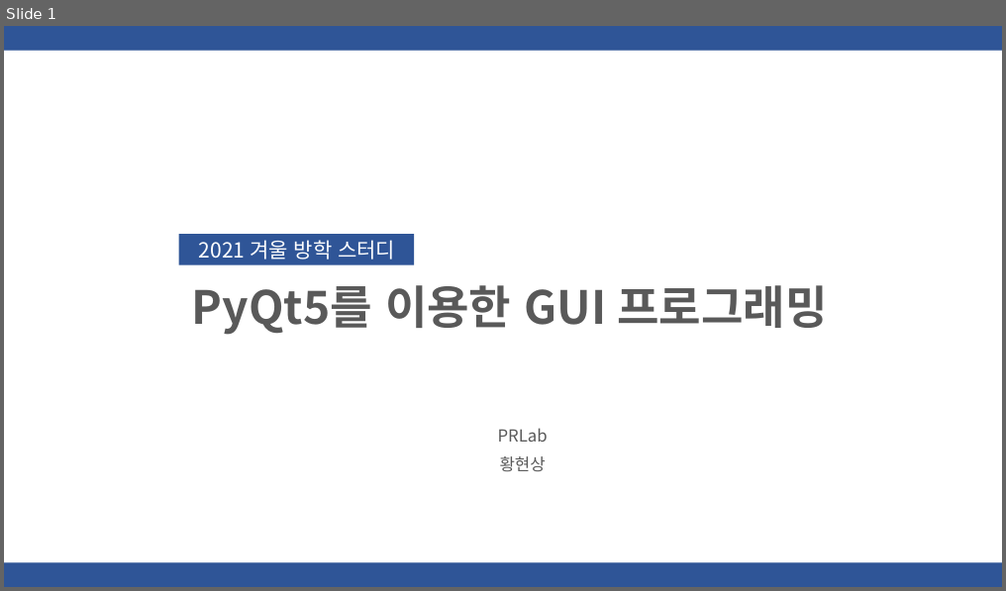
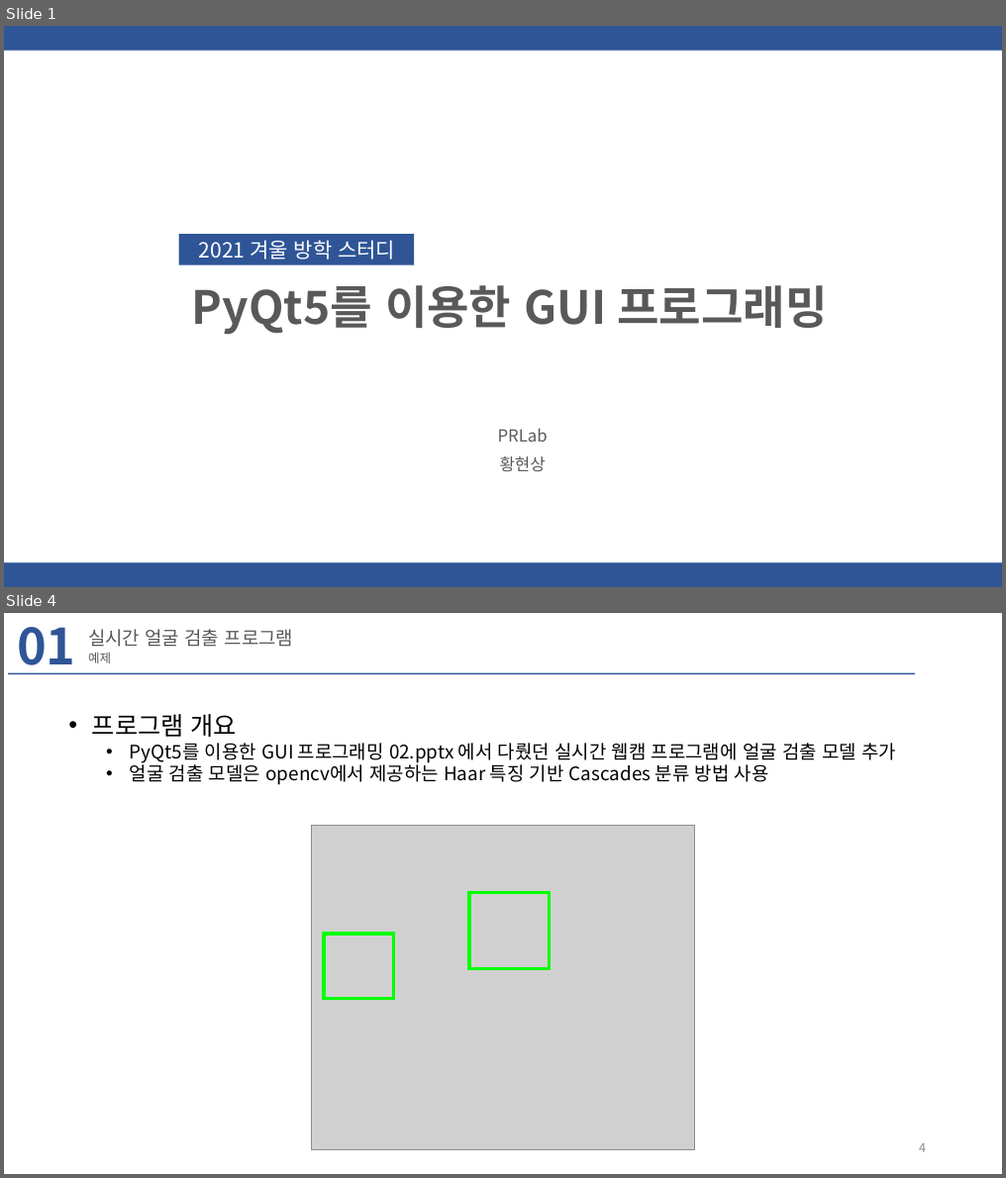
Before and after one commit to hyeonsanghwang/Lab_study, a slide deck: PPT/PyQt5를 이용한 GUI 프로그래밍 03.pptx. Shown one above the other, each under a label of ours: slide 1 before the commit, slides 1 and 4 after it; the slides between them are not shown. The pictures are 1006x591 and 1006x1178 pixels, drawn with LibreOffice and Linux fonts; fonts in the diff are those of the drawing; grey boxes stand for pictures; background and template pictures are left out. Boxes give left, top, right and bottom in pixels: in the first picture for what was removed or moved away, otherwise in the second. Text is boxed around its words. In the diff, an @@ line names an element or a change of style, - is before the commit and + after.

```diff
--- a/PPT/PyQt5를 이용한 GUI 프로그래밍 03.pptx
+++ b/PPT/PyQt5를 이용한 GUI 프로그래밍 03.pptx
@@ slide 4 added at bbox=[4, 613, 1002, 1174], background #FFFFFF @@
@@ text added at bbox=[17, 627, 75, 674], 48 pt, text #2F5597, bold @@
+01
@@ title added at bbox=[88, 629, 294, 647], 18 pt, text #595959 @@
+실시간 얼굴 검출 프로그램
@@ text added at bbox=[88, 652, 111, 663], 11.9 pt, text #595959 @@
+예제
@@ rectangle added at bbox=[8, 672, 915, 674], fill #2F5597 @@
@@ text added at bbox=[92, 714, 896, 785], 18 pt, text #000000 @@
+• 프로그램 개요
+  • PyQt5를 이용한 GUI 프로그래밍 02.pptx 에서 다뤘던 실시간 웹캠 프로그램에 얼굴 검출 모델 추가
+  • 얼굴 검출 모델은 opencv에서 제공하는 Haar 특징 기반 Cascades 분류 방법 사용
@@ picture added at bbox=[312, 826, 694, 1151] @@
@@ rectangle added at bbox=[469, 893, 549, 969], outline #00FF00 3 pt @@
@@ rectangle added at bbox=[324, 934, 393, 999], outline #00FF00 3 pt @@
@@ page number added at bbox=[919, 1144, 926, 1153], 12 pt, text #8C8C8C @@
+4
```
Also in this commit, not shown: 3 slides changed, 20 other slides added, 24 slides removed, 20 other files.
